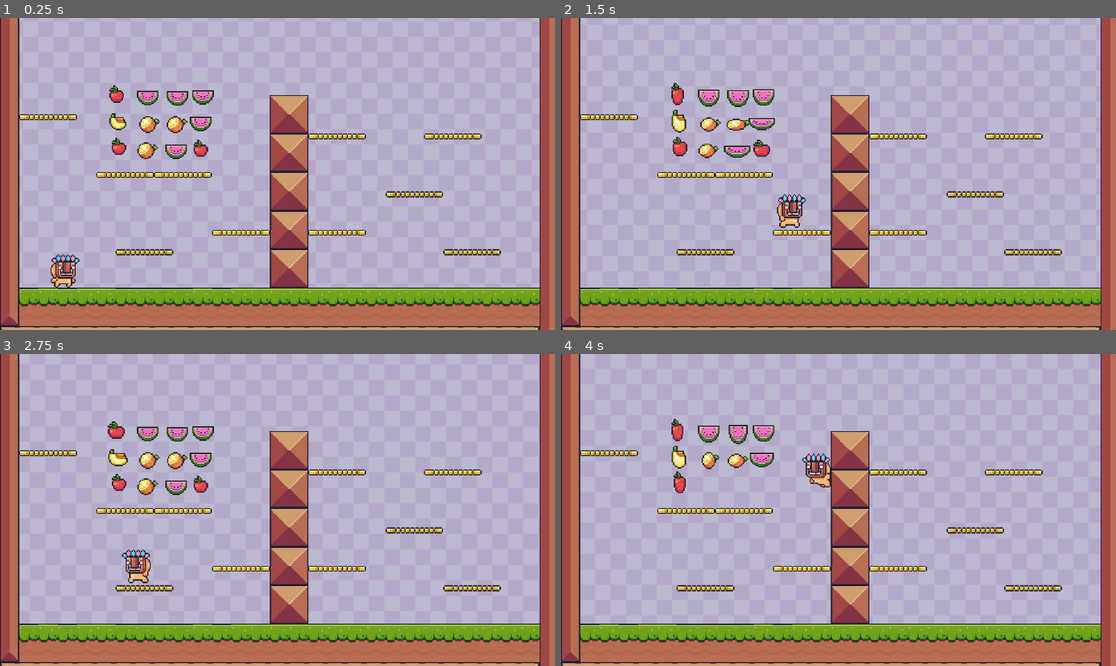
Above: before the commit, frames 1-4 (two rows, left to right).
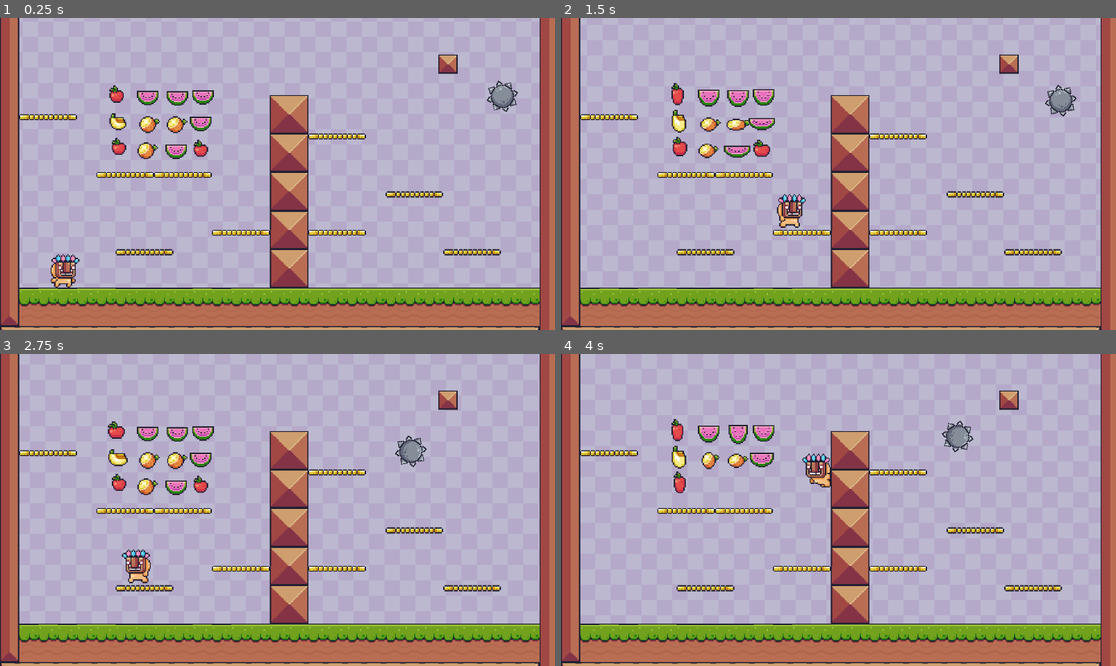
Above: after the commit, the same moments.

Repository: RasyaDevansyah/Platform-Adventure
Game: Godot game, scene res://Scenes/Main.tscn
The game is run twice, just before and just after one commit, with the same random seed, the same clock (stepped at 60 frames per second) and the same inputs.
Inputs:
- Up to frame 1 (0.25 s): no input
- Up to frame 2 (1.5 s): hold D (right) from 0.53 s (still down); tap Space (jump) at 0.77 s
- Up to frame 3 (2.75 s): tap Space (jump) at 1.52 s; release D (right) at 2.03 s; hold A (left) from 2.03 s (still down)
- Up to frame 4 (4 s): release A (left) at 2.78 s; hold D (right) from 2.78 s (still down); tap Space (jump) at 3.02, 3.77 s

The runs differ from the first frame. In frame 1, 0.8% of the frame differs, in the area x 76-94%, y 11-39%; in frame 2, 0.8%; in frame 3, 0.8%, in the area x 71-87%, y 11-39%; in frame 4, 0.8%.

Commit message:
Spike Progress

Diff:
--- a/Scenes/Main.tscn
+++ b/Scenes/Main.tscn
@@ -7,6 +7,7 @@
 [ext_resource type="PackedScene" uid="uid://dcxd1nij3dw6i" path="res://Prefab/banana.tscn" id="5_nn8qc"]
 [ext_resource type="PackedScene" uid="uid://b0rpt7dkijwvc" path="res://Prefab/melon.tscn" id="6_5cjsd"]
 [ext_resource type="PackedScene" uid="uid://bb7jmf2ve7020" path="res://Prefab/orange.tscn" id="7_svh8y"]
+[ext_resource type="PackedScene" uid="uid://bwiyxp1xlcxk5" path="res://Sprike.tscn" id="8_juao4"]
 
 [sub_resource type="TileSetAtlasSource" id="TileSetAtlasSource_jswcl"]
 texture = ExtResource("2_rgjou")
@@ -825,8 +826,8 @@
 anchor_bottom = 1.0
 offset_left = -26.0
 offset_top = -64.0
-offset_right = 130.0
-offset_bottom = 147.0
+offset_right = 5890.0
+offset_bottom = 3387.0
 grow_horizontal = 2
 grow_vertical = 2
 texture = ExtResource("1_ml0hq")
@@ -840,7 +841,7 @@
 layer_0/tile_data = PackedInt32Array(-65536, 786433, 0, -65535, 851969, 0, -65534, 851969, 0, -65533, 851969, 0, -65532 …(3051 unchanged characters)…
 layer_1/name = "Layer 1"
 layer_1/z_index = 1
-layer_1/tile_data = PackedInt32Array(524293, 1114113, 0, 524 …(217 unchanged characters)… 589844, 1114113, 0, 589845, 1179649, 0, 393238, 1114113, 0, 589846, 1245185, 0, 393239, 1179649, 0, 786455, 1114113, 0, 393240, 1245185, 0, 786456, 1179649, 0, 786457, 1245185 …(184 unchanged characters)…
+layer_1/tile_data = PackedInt32Array(524293, 1114113, 0, 524 …(217 unchanged characters)… 589844, 1114113, 0, 589845, 1179649, 0, 589846, 1245185, 0, 786455, 1114113, 0, 786456, 1179649, 0, 786457, 1245185 …(184 unchanged characters)…
 layer_2/name = "Layer 2"
 layer_2/z_index = 2
 layer_2/tile_data = PackedInt32Array()
@@ -892,3 +893,11 @@
 "": SubResource("AnimationLibrary_13rkj")
 }
 autoplay = "MovingBackground"
+
+[node name="Node2D" parent="." instance=ExtResource("8_juao4")]
+position = Vector2(930, 96)
+
+[node name="RigidBody2D" parent="Node2D" index="0"]
+position = Vector2(129, -1.00002)
+
+[editable path="Node2D"]
--- /dev/null
+++ b/Sprike.tscn
@@ -0,0 +1,43 @@
+[gd_scene load_steps=5 format=3 uid="uid://bwiyxp1xlcxk5"]
+
+[ext_resource type="Texture2D" uid="uid://bfve15fw07p52" path="res://Assets/Traps/Spiked Ball/Spiked Ball.png" id="1_tf0fi"]
+[ext_resource type="Texture2D" uid="uid://cfprh0nisjrvf" path="res://Assets/Terrain/Terrain (16x16).png" id="2_313dr"]
+
+[sub_resource type="CircleShape2D" id="CircleShape2D_pfk2m"]
+radius = 13.6059
+
+[sub_resource type="RectangleShape2D" id="RectangleShape2D_lfld5"]
+size = Vector2(15.2, 15.2)
+
+[node name="Node2D" type="Node2D"]
+
+[node name="RigidBody2D" type="RigidBody2D" parent="."]
+position = Vector2(-270, -16)
+metadata/_edit_group_ = true
+
+[node name="Sprite2D" type="Sprite2D" parent="RigidBody2D"]
+scale = Vector2(2.5, 2.5)
+texture = ExtResource("1_tf0fi")
+
+[node name="CollisionShape2D" type="CollisionShape2D" parent="RigidBody2D"]
+scale = Vector2(2.5, 2.5)
+shape = SubResource("CircleShape2D_pfk2m")
+
+[node name="StaticBody2D" type="StaticBody2D" parent="."]
+
+[node name="CollisionShape2D" type="CollisionShape2D" parent="StaticBody2D"]
+scale = Vector2(2.5, 2.5)
+shape = SubResource("RectangleShape2D_lfld5")
+
+[node name="Sprite2D" type="Sprite2D" parent="StaticBody2D"]
+scale = Vector2(2.5, 2.5)
+texture = ExtResource("2_313dr")
+hframes = 22
+vframes = 11
+frame = 34
+
+[node name="PinJoint2D" type="PinJoint2D" parent="."]
+node_a = NodePath("../StaticBody2D")
+node_b = NodePath("../RigidBody2D")
+motor_enabled = true
+motor_target_velocity = 1.51948
Not shown: 1 places in Scenes/Main.tscn that only renumber resources
